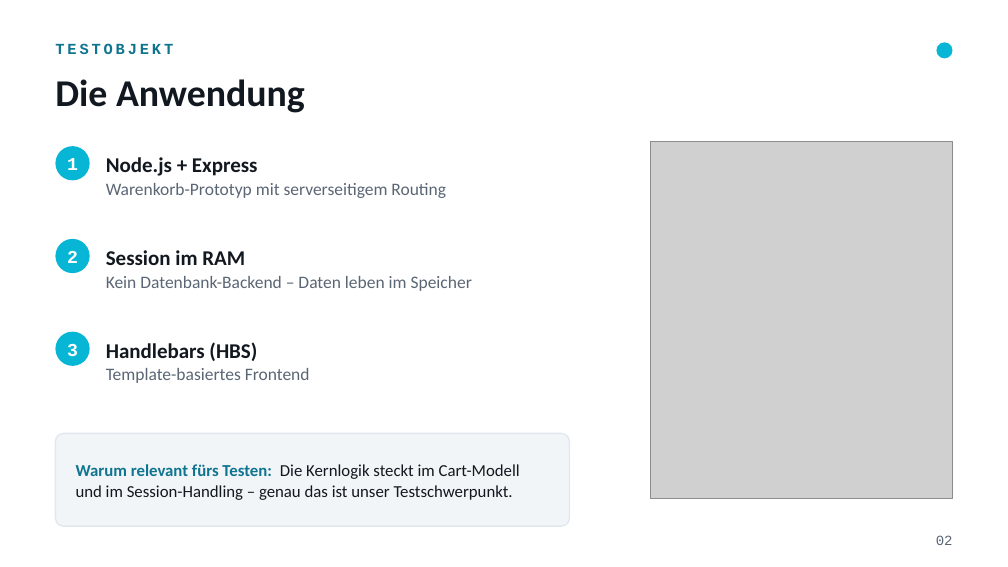
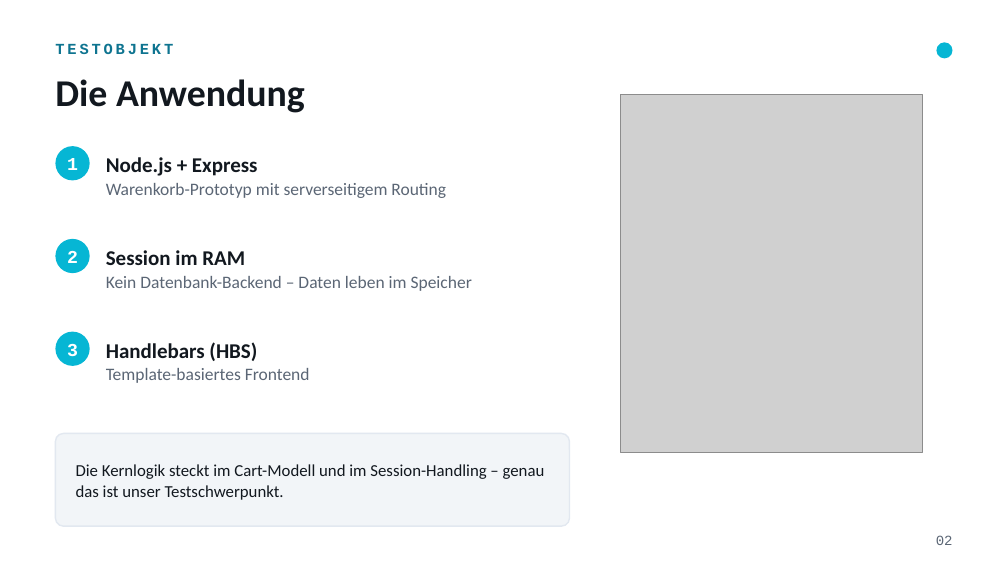
Before and after one commit to a-pointner/nodejs-shopping-cart, a slide deck: slide 2 of PRESENTATION.pptx. Drawn at 1008x567 pixels with LibreOffice and Linux fonts; fonts in the diff are those of the drawing; grey boxes stand for pictures. Boxes give left, top, right and bottom in pixels: in the first picture for what was removed or moved away, otherwise in the second. Text is boxed around its words. In the diff, an @@ line names an element or a change of style, - is before the commit and + after.

```diff
--- a/PRESENTATION.pptx
+++ b/PRESENTATION.pptx
@@ picture: place and size @@
-picture at (650, 141, 953, 499)
+picture at (620, 95, 922, 453)
@@ text at (76, 464, 545, 500): text changed @@
-Warum relevant fürs Testen: Die Kernlogik steckt im Cart-Modell und im Session-Handling – genau das ist unser Testschwerpunkt.
+Die Kernlogik steckt im Cart-Modell und im Session-Handling – genau das ist unser Testschwerpunkt.
```
Also in this commit, not shown: 10 other slides changed, 2 slides removed, 1 other file.
